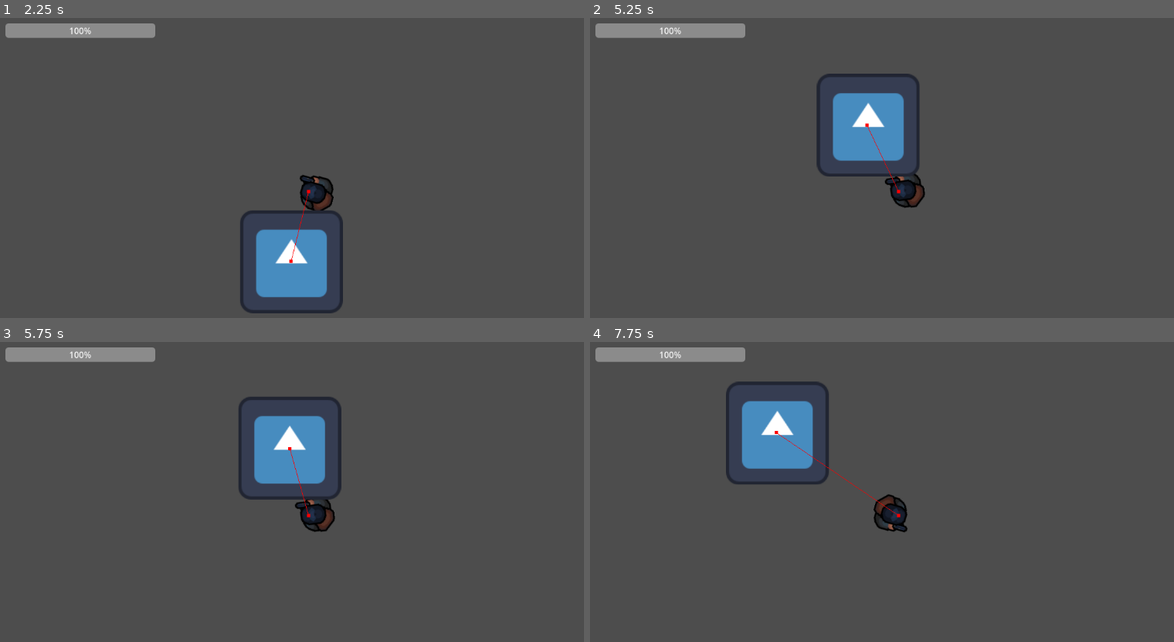
Above: before the commit, frames 1-4 (two rows, left to right).
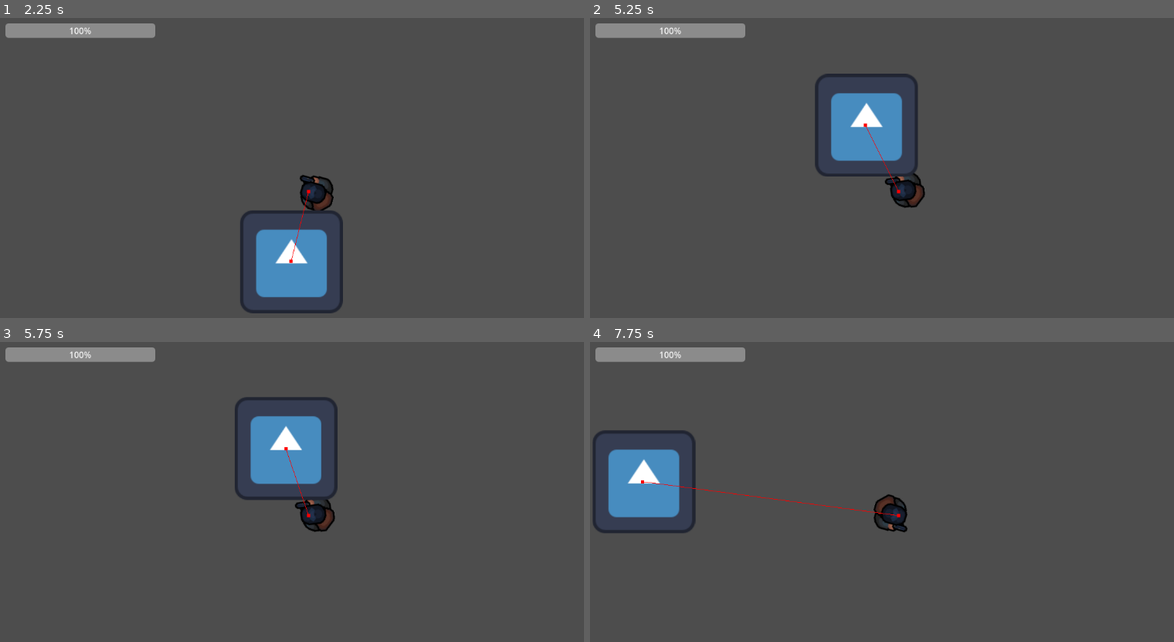
Above: after the commit, the same moments.

Repository: carlosManoelWendorff1/koma-zone
Game: Godot game, scene res://main.tscn
Two runs of this game, one before a commit and one after it. Both use one fixed random seed, a clock stepped at 60 frames per second and the inputs below. The engine's default icon, where the game draws it, is replaced by a stand-in: a white triangle on a blue panel in a dark square.
Inputs (mouse positions are in pixels of both pictures, inside the frame that each line leads up to):
- Up to frame 1 (2.25 s): tap Enter (ui_accept) at 0.5, 0.77, 1.52 s; move the mouse to (280, 261) at 0.52 s; hold Up (ui_up) 0.53-2.03 s; move the mouse to (496, 243) at 1.27 s; move the mouse to (122, 141) at 2.02 s; hold Left (ui_left) from 2.03 s (still down)
- Up to frame 2 (5.25 s): move the mouse to (928, 192) at 2.77 s; tap Enter (ui_accept) at 3.02, 3.77, 4.52 s; move the mouse to (806, 105) at 3.52 s; release Left (ui_left) at 3.53 s; hold Down (ui_down) 3.53-4.28 s; move the mouse to (1033, 174) at 4.27 s; hold Right (ui_right) 4.28-5.03 s; move the mouse to (776, 210) at 5.02 s; hold Up (ui_up) from 5.03 s (still down)
- Up to frame 3 (5.75 s): keep holding Up (ui_up)
- Up to frame 4 (7.75 s): move the mouse to (957, 438) at 5.77 s; release Up (ui_up) at 5.78 s; hold Right (ui_right) from 5.78 s (still down); tap Enter (ui_accept) at 6.02, 6.77, 7.52 s; move the mouse to (870, 585) at 6.52 s; move the mouse to (1086, 567) at 7.27 s

Frame 1 is identical in both runs. In frame 2, 0.6% of the frame differs, in the area x 38-57%, y 19-56%; in frame 3, 1.3%; in frame 4, 7.3%, in the area x 0-53%, y 13-64%.

Commit message:
feat: add hit and hurt boxes

Diff:
--- a/main.tscn
+++ b/main.tscn
@@ -1,10 +1,9 @@
-[gd_scene load_steps=9 format=3 uid="uid://cvin82gwwhr70"]
+[gd_scene load_steps=8 format=3 uid="uid://cvin82gwwhr70"]
 
 [ext_resource type="PackedScene" uid="uid://dchin36ajh5mm" path="res://player/player.tscn" id="1_ig7tw"]
 [ext_resource type="PackedScene" uid="uid://dh0v7yj6ps5vu" path="res://npc/normal_zombie.tscn" id="2_0xm2m"]
 [ext_resource type="Texture2D" uid="uid://btnbg3rar2sof" path="res://tiles/Wall Tiles.png" id="3_h2yge"]
-[ext_resource type="Script" uid="uid://lm36rq8blobu" path="res://area_2d.gd" id="4_1bvp3"]
-[ext_resource type="PackedScene" uid="uid://curglin4n6dw" path="res://player/hud.tscn" id="4_1bvp3"]
+[ext_resource type="PackedScene" uid="uid://hdfgmx6ie0p7" path="res://player/hud.tscn" id="4_1bvp3"]
 
 [sub_resource type="NavigationPolygon" id="NavigationPolygon_1bvp3"]
 vertices = PackedVector2Array(1024.2969, 267.39063, 811.89844, 867.5781, -71.140625, -30, 1078.0313, -30)
@@ -476,9 +475,6 @@
 [sub_resource type="TileSet" id="TileSet_7mycd"]
 sources/0 = SubResource("TileSetAtlasSource_lquwl")
 
-[sub_resource type="RectangleShape2D" id="RectangleShape2D_h2yge"]
-size = Vector2(964, 118)
-
 [node name="Node2D" type="Node2D"]
 
 [node name="player" parent="." instance=ExtResource("1_ig7tw")]
@@ -503,10 +499,3 @@
 
 [node name="Area2D" type="Area2D" parent="."]
 position = Vector2(666, 320)
-script = ExtResource("4_1bvp3")
-
-[node name="CollisionShape2D" type="CollisionShape2D" parent="Area2D"]
-position = Vector2(-305, 55)
-shape = SubResource("RectangleShape2D_h2yge")
-
-[connection signal="child_entered_tree" from="Area2D/CollisionShape2D" to="player" method="_on_collision_shape_2d_child_entered_tree"]
--- a/npc/normal_zombie.gd
+++ b/npc/normal_zombie.gd
@@ -6,6 +6,7 @@
 @export var health: int
 @onready var nav_agent: NavigationAgent2D = $NavigationAgent2D
 
+var hitbox = Hitbox
 var alive: bool = true
 
 func _ready() -> void:
--- a/npc/normal_zombie.tscn
+++ b/npc/normal_zombie.tscn
@@ -1,10 +1,15 @@
-[gd_scene load_steps=4 format=3 uid="uid://dh0v7yj6ps5vu"]
+[gd_scene load_steps=7 format=3 uid="uid://dh0v7yj6ps5vu"]
 
 [ext_resource type="Script" uid="uid://fgk8ttgnjvqc" path="res://npc/normal_zombie.gd" id="1_vu3f2"]
 [ext_resource type="Texture2D" uid="uid://c35x2787h6qqu" path="res://icon.svg" id="2_5oow6"]
+[ext_resource type="Script" uid="uid://cv7rm1bnmfbs" path="res://scripts/hurtbox.gd" id="3_5oow6"]
+[ext_resource type="Script" uid="uid://v5wrvpaabap5" path="res://scripts/hitbox.gd" id="4_aivg2"]
 
 [sub_resource type="RectangleShape2D" id="RectangleShape2D_aivg2"]
 size = Vector2(128, 128)
+
+[sub_resource type="RectangleShape2D" id="RectangleShape2D_31jnu"]
+size = Vector2(150, 153)
 
 [node name="NormalZombie" type="CharacterBody2D"]
 script = ExtResource("1_vu3f2")
@@ -18,3 +23,21 @@
 
 [node name="NavigationAgent2D" type="NavigationAgent2D" parent="."]
 debug_enabled = true
+
+[node name="HurtBox" type="Area2D" parent="."]
+script = ExtResource("3_5oow6")
+
+[node name="CollisionShape2D" type="CollisionShape2D" parent="HurtBox"]
+position = Vector2(0, 0.5)
+shape = SubResource("RectangleShape2D_31jnu")
+
+[node name="Hitbox" type="Area2D" parent="."]
+collision_layer = 2
+script = ExtResource("4_aivg2")
+metadata/_custom_type_script = "uid://v5wrvpaabap5"
+
+[node name="CollisionShape2D" type="CollisionShape2D" parent="Hitbox"]
+position = Vector2(0, 0.5)
+shape = SubResource("RectangleShape2D_31jnu")
+
+[connection signal="area_entered" from="HurtBox" to="HurtBox" method="_on_area_entered"]
--- a/player/player.tscn
+++ b/player/player.tscn
@@ -1,10 +1,15 @@
-[gd_scene load_steps=4 format=3 uid="uid://dchin36ajh5mm"]
+[gd_scene load_steps=7 format=3 uid="uid://dchin36ajh5mm"]
 
 [ext_resource type="Script" uid="uid://ucdklys53f8b" path="res://player/player.gd" id="1_rkbax"]
 [ext_resource type="Texture2D" uid="uid://cpynvr0us7ka4" path="res://sprites/survivor_pistol.png" id="2_rkbax"]
+[ext_resource type="Script" uid="uid://v5wrvpaabap5" path="res://scripts/hitbox.gd" id="3_g1dw6"]
+[ext_resource type="Script" uid="uid://cv7rm1bnmfbs" path="res://scripts/hurtbox.gd" id="4_yw30f"]
 
 [sub_resource type="RectangleShape2D" id="RectangleShape2D_rkbax"]
 size = Vector2(30.5, 35)
+
+[sub_resource type="RectangleShape2D" id="RectangleShape2D_yw30f"]
+size = Vector2(58, 55)
 
 [node name="player" type="CharacterBody2D"]
 script = ExtResource("1_rkbax")
@@ -15,3 +20,21 @@
 [node name="CollisionShape2D" type="CollisionShape2D" parent="."]
 position = Vector2(0, 11)
 shape = SubResource("RectangleShape2D_rkbax")
+
+[node name="Hitbox" type="Area2D" parent="."]
+script = ExtResource("3_g1dw6")
+damage = 10
+metadata/_custom_type_script = "uid://v5wrvpaabap5"
+
+[node name="CollisionShape2D" type="CollisionShape2D" parent="Hitbox"]
+position = Vector2(0, 10.5)
+shape = SubResource("RectangleShape2D_yw30f")
+
+[node name="HurtBox" type="Area2D" parent="."]
+collision_mask = 2
+script = ExtResource("4_yw30f")
+metadata/_custom_type_script = "uid://cv7rm1bnmfbs"
+
+[node name="CollisionShape2D" type="CollisionShape2D" parent="HurtBox"]
+position = Vector2(0, 10.5)
+shape = SubResource("RectangleShape2D_yw30f")
--- /dev/null
+++ b/scripts/hitbox.gd
@@ -0,0 +1,10 @@
+class_name Hitbox
+extends Area2D
+
+@export var damage: int = 1
+
+func set_damage(value: int):
+	damage = value
+
+func get_damage():
+	return damage
--- /dev/null
+++ b/scripts/hurtbox.gd
@@ -0,0 +1,7 @@
+class_name HurtBox
+extends Area2D
+
+signal recive_damage(damage: int)
+
+func _on_area_entered(hitbox: Hitbox) -> void:
+	print("entrou!", hitbox.damage)
Not shown: 1 places in player/hud.tscn that only renumber resources
Not shown, added: scripts/hitbox.gd.uid
Not shown, added: scripts/hurtbox.gd.uid
